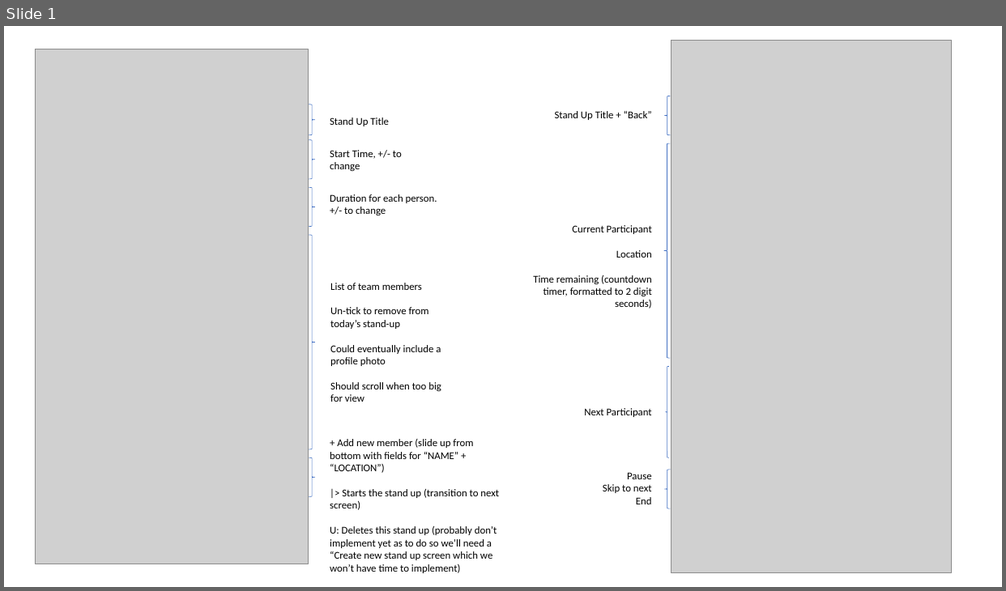
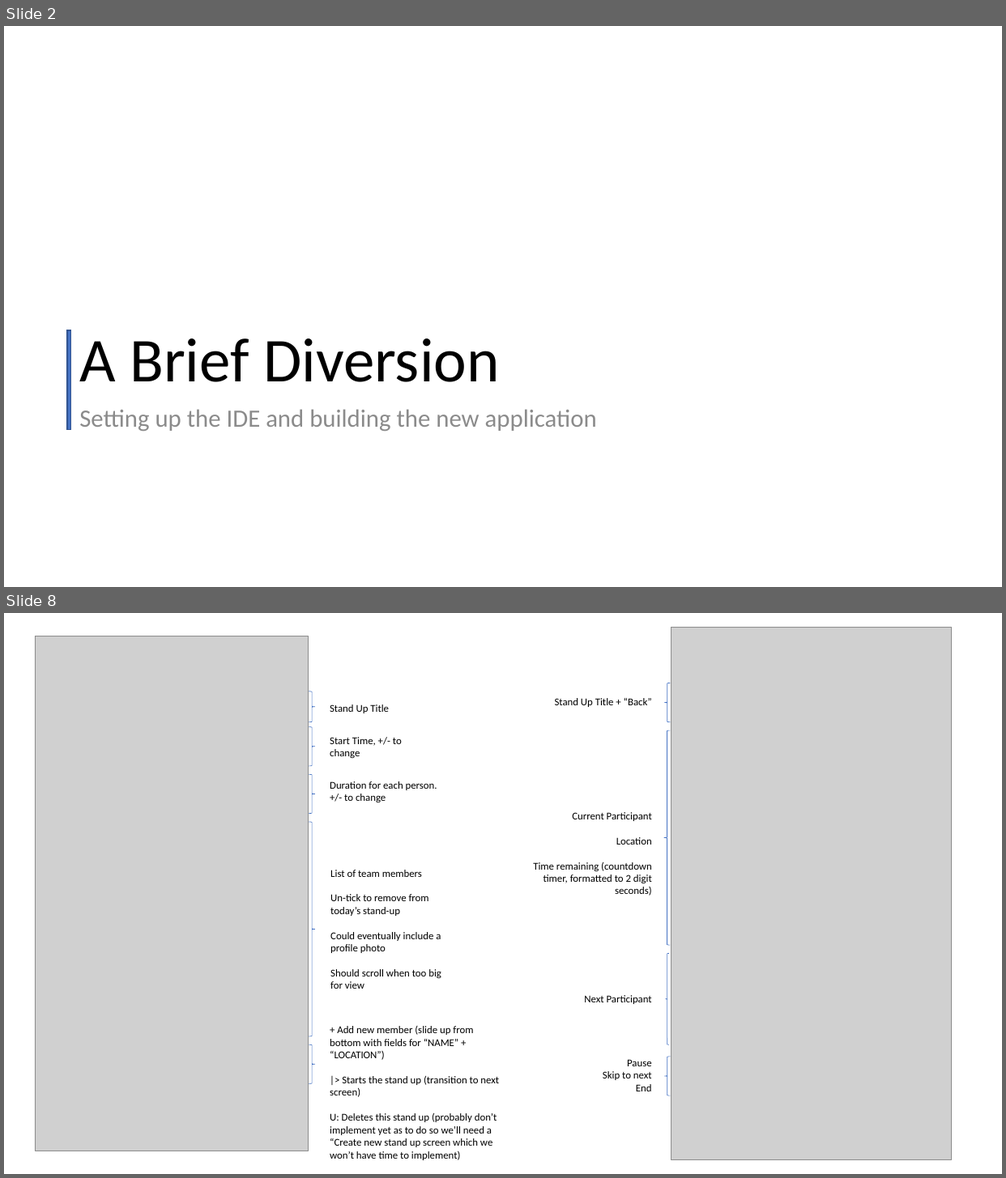
Before and after one commit to davefielding/stand-original, a slide deck: design/basic-design.pptx. Shown one above the other, each under a label of ours: slide 1 before the commit, slides 2 and 8 after it; the slides between them are not shown. The pictures are 1006x591 and 1006x1178 pixels, drawn with LibreOffice and Linux fonts; fonts in the diff are those of the drawing; grey boxes stand for pictures. Boxes give left, top, right and bottom in pixels: in the first picture for what was removed or moved away, otherwise in the second. Text is boxed around its words. In the diff, an @@ line names an element or a change of style, - is before the commit and + after.

```diff
--- a/design/basic-design.pptx
+++ b/design/basic-design.pptx
@@ slide 2 added at (x1=4, y1=26, x2=1002, y2=587), background #FFFFFF @@
@@ rectangle added at (x1=67, y1=331, x2=70, y2=430), fill #4472C4, outline #325491 1 pt @@
@@ title added at (x1=79, y1=339, x2=500, y2=382), 60 pt, text #000000 @@
+A Brief Diversion
@@ text added at (x1=79, y1=409, x2=597, y2=431), 24 pt, text #8C8C8C @@
+Setting up the IDE and building the new application
@@ what was slide 1 is now slide 8 @@
```
Also in this commit, not shown: 12 other slides added.
